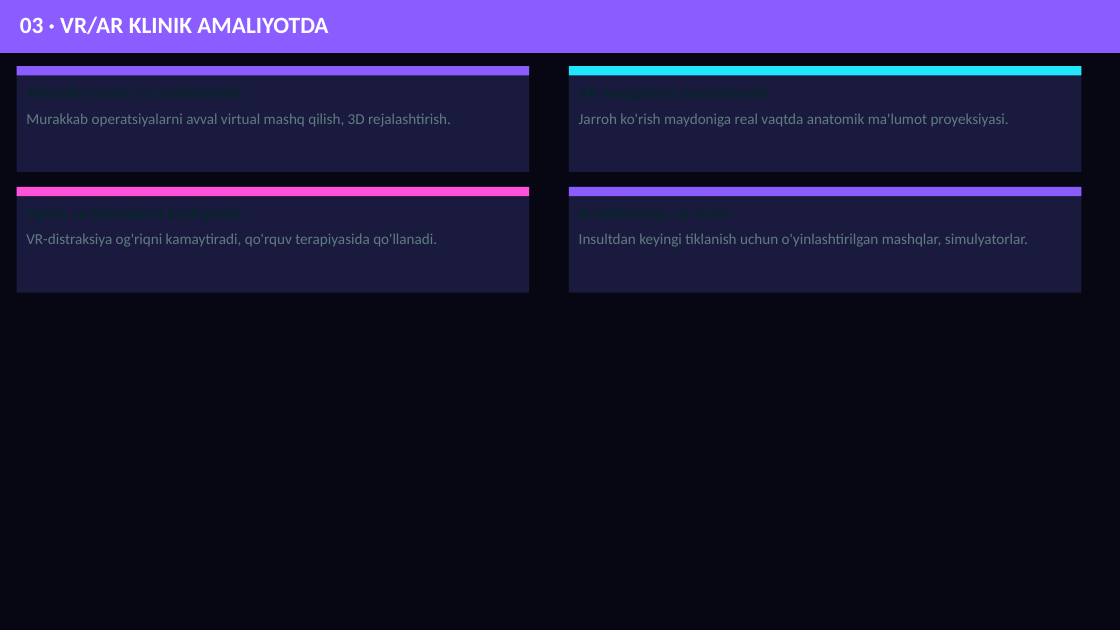
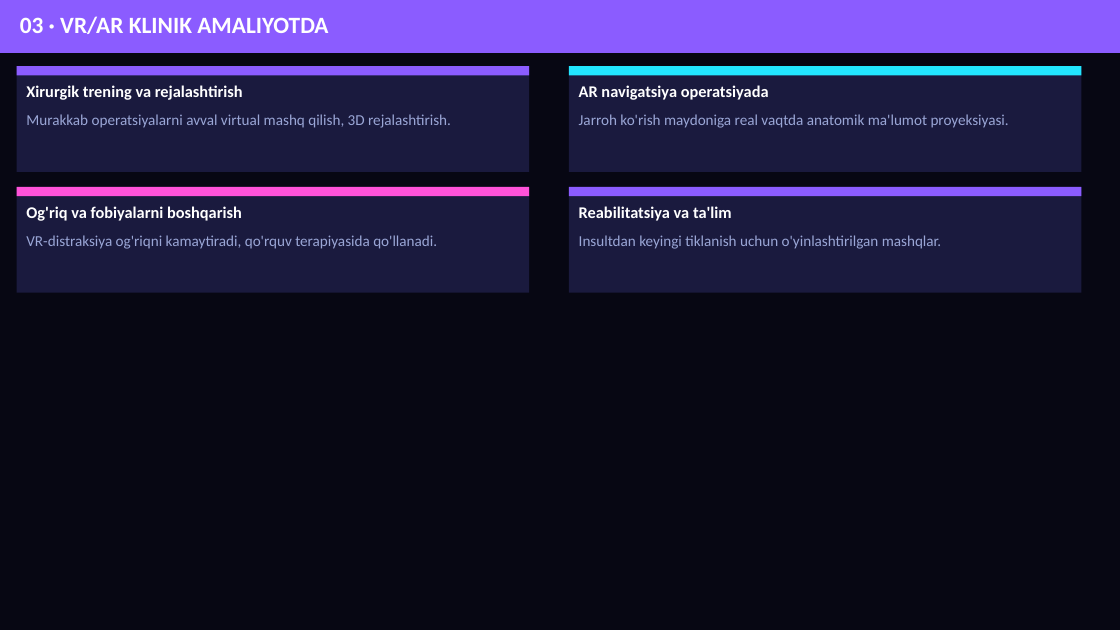
Before and after one commit to mirshod96/Claude-test, a slide deck: slide 5 of presentations/02-raqamli-tibbiyot.pptx. Drawn at 1120x630 pixels with LibreOffice and Linux fonts; fonts in the diff are those of the drawing. Boxes give left, top, right and bottom in pixels: in the first picture for what was removed or moved away, otherwise in the second. Text is boxed around its words. In the diff, an @@ line names an element or a change of style, - is before the commit and + after.

```diff
--- a/presentations/02-raqamli-tibbiyot.pptx
+++ b/presentations/02-raqamli-tibbiyot.pptx
@@ text added at box(26, 85, 243, 100), 14 pt, text #FFFFFF, bold @@
+Xirurgik trening va rejalashtirish
@@ text added at box(579, 85, 769, 100), 14 pt, text #FFFFFF, bold @@
+AR navigatsiya operatsiyada
@@ text added at box(26, 206, 242, 221), 14 pt, text #FFFFFF, bold @@
+Og'riq va fobiyalarni boshqarish
@@ text added at box(579, 206, 732, 221), 14 pt, text #FFFFFF, bold @@
+Reabilitatsiya va ta'lim
@@ text colour #5E7D80 to #9AA6D6 in 3 elements at box(26, 114, 451, 128), box(579, 114, 1009, 128), box(26, 235, 437, 249) @@
@@ text at box(579, 235, 941, 249): text changed; text colour #5E7D80 to #9AA6D6 @@
-Insultdan keyingi tiklanish uchun o'yinlashtirilgan mashqlar, simulyatorlar.
+Insultdan keyingi tiklanish uchun o'yinlashtirilgan mashqlar.
```
Also in this commit, not shown: 11 other slides changed, 1 other file.
